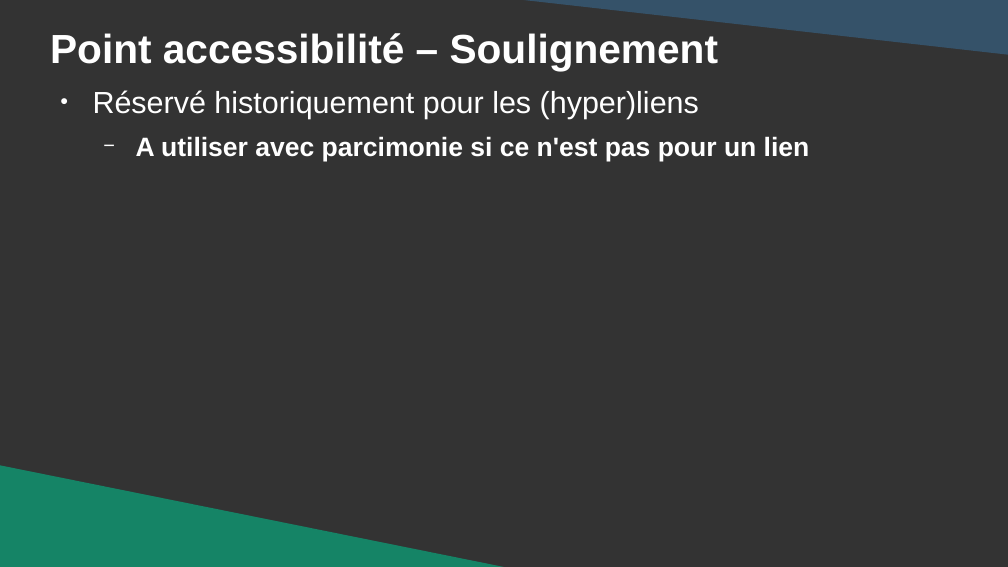
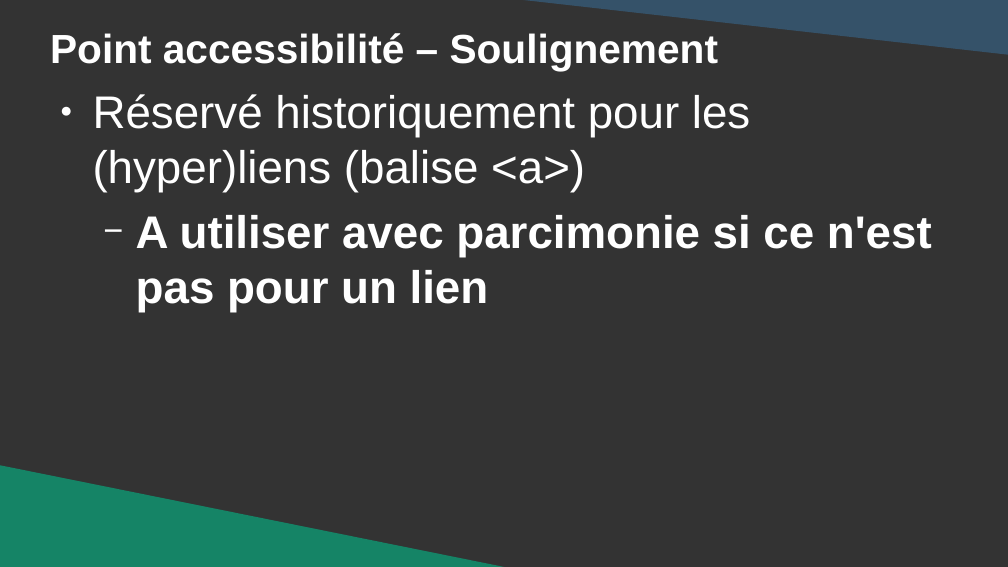
Before and after one commit to DanYellow/cours, a slide deck: slide 40 of integration-web-s1/travaux-pratiques/numero-4/presentation.odp (slide 35 before the commit). Drawn at 1008x567 pixels with LibreOffice and Linux fonts; fonts in the diff are those of the drawing. Boxes give left, top, right and bottom in pixels: in the first picture for what was removed or moved away, otherwise in the second. Text is boxed around its words. In the diff, an @@ line names an element or a change of style, - is before the commit and + after.

```diff
--- a/integration-web-s1/travaux-pratiques/numero-4/presentation.odp
+++ b/integration-web-s1/travaux-pratiques/numero-4/presentation.odp
@@ text at [93,94,750,192]: text changed; size 24 to 36 pt @@
-● Réservé historiquement pour les (hyper)liens
+● Réservé historiquement pour les (hyper)liens (balise <a>)
@@ text at [136,215,932,312]: size 20.9 to 36 pt in "A utiliser avec parcimonie si ce n'est ..." @@
```
Also in this commit, not shown: 20 other slides changed, 7 slides added, 3 other files.
